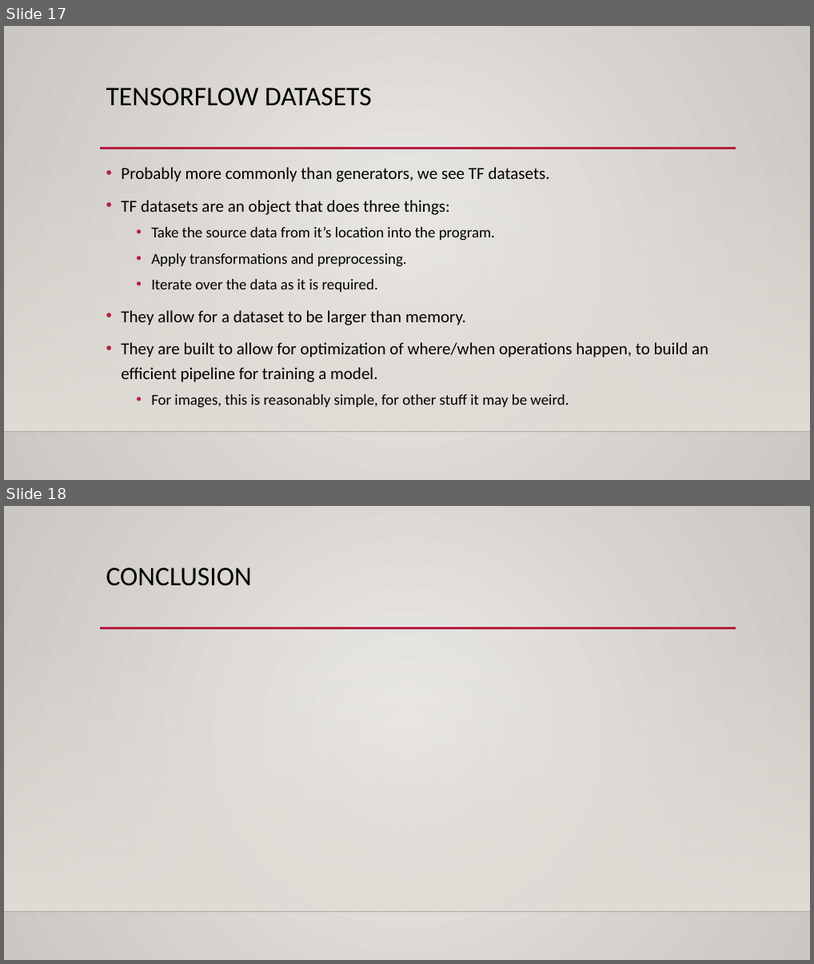
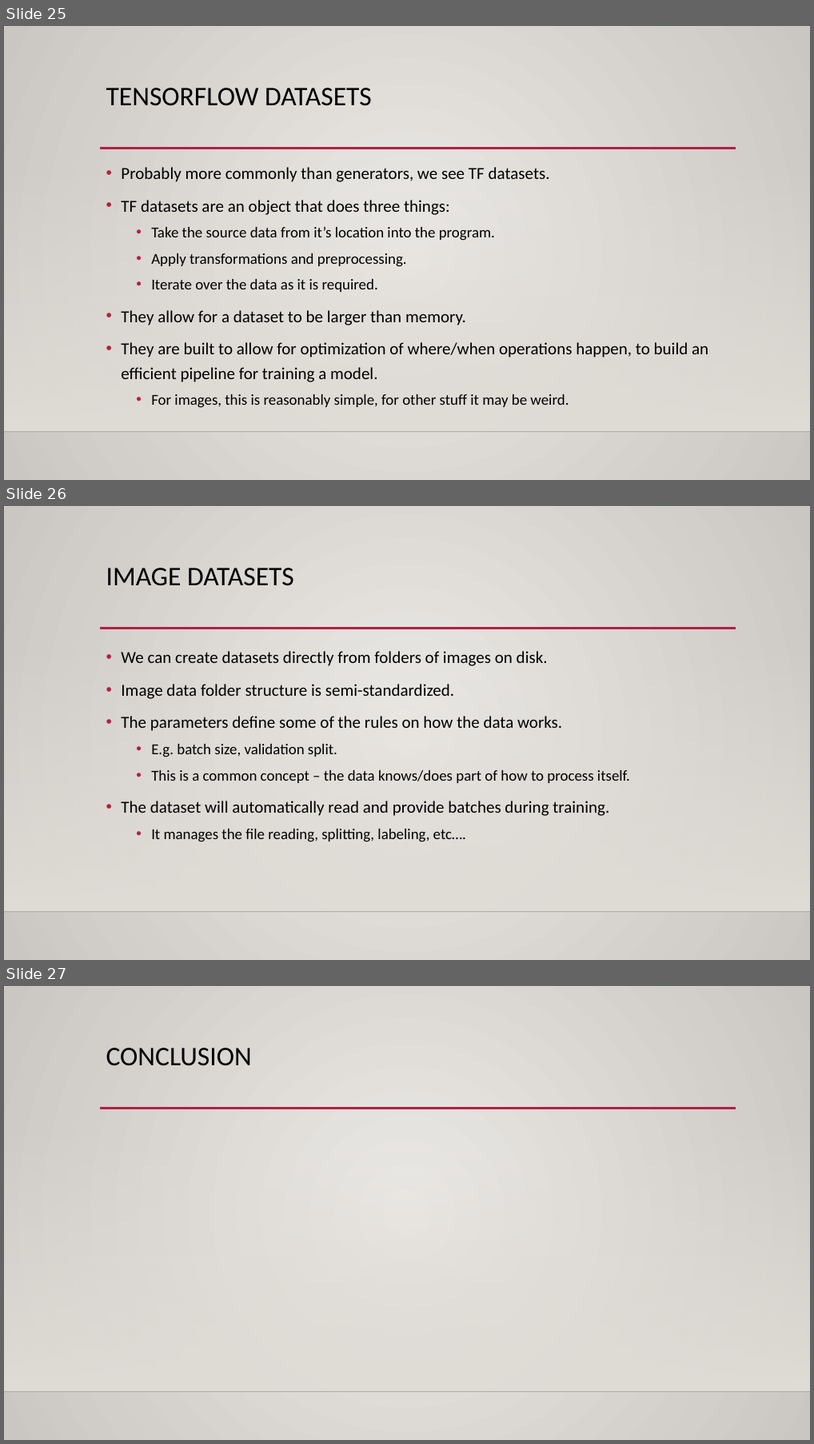
Before and after one commit to calvint13/Intro_to_Machine_Learning_Student_Workbooks, a slide deck: reference_content/Slides/tensorboard_cnn_2.pptx. Shown one above the other, each under a label of ours: slides 17 and 18 before the commit, slides 25, 26 and 27 after it. The pictures are 814x964 and 814x1444 pixels, drawn with LibreOffice and Linux fonts; fonts in the diff are those of the drawing; background and template pictures are left out. Boxes give left, top, right and bottom in pixels: in the first picture for what was removed or moved away, otherwise in the second. Text is boxed around its words. In the diff, an @@ line names an element or a change of style, - is before the commit and + after.

```diff
--- a/reference_content/Slides/tensorboard_cnn_2.pptx
+++ b/reference_content/Slides/tensorboard_cnn_2.pptx
@@ slide 26 added at <box>4,506,810,960</box>, background gradient #ECEAE7 to #CAC7C1; not listed: 3 template elements that a slide beside it also shows @@
@@ title added at <box>106,568,294,586</box>, 32 pt, text #000000 @@
+IMAGE DATASETS
@@ text added at <box>121,651,630,842</box>, 20 pt, text #000000 @@
+• We can create datasets directly from folders of images on disk.
+• Image data folder structure is semi-standardized.
+• The parameters define some of the rules on how the data works.
+  • E.g. batch size, validation split.
+  • This is a common concept – the data knows/does part of how to process itself.
+• The dataset will automatically read and provide batches during training.
+  • It manages the file reading, splitting, labeling, etc….
@@ what was slide 17 is now slide 25 @@
@@ what was slide 18 is now slide 27 @@
```
Also in this commit, not shown: 1 slide changed, 12 other slides added, 4 slides removed, 1 other file.
